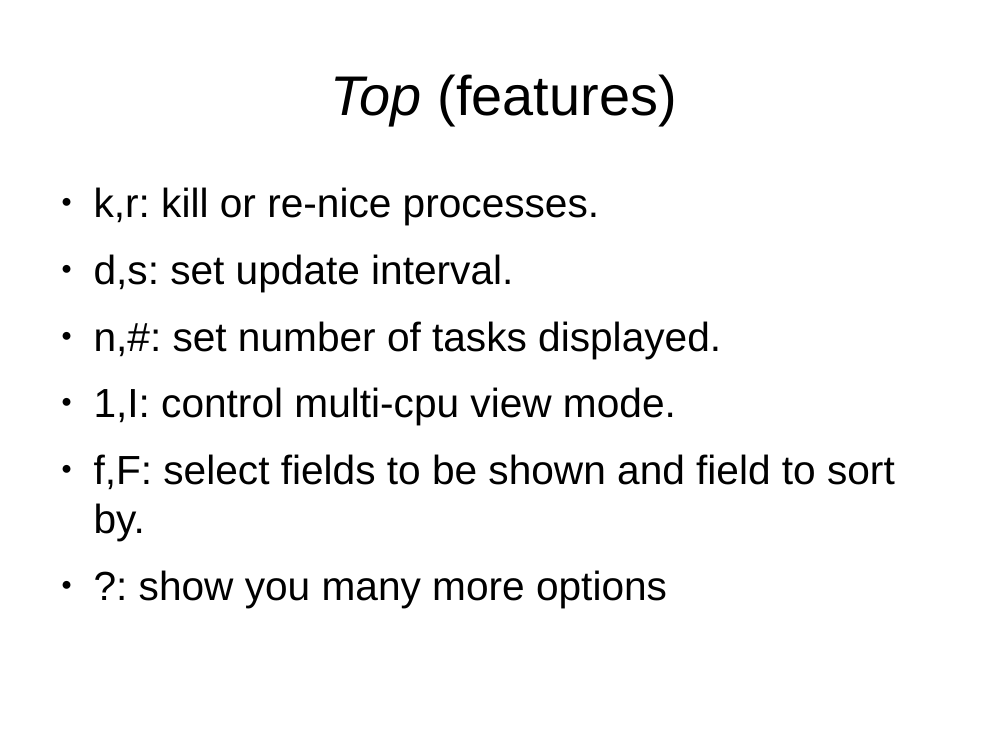
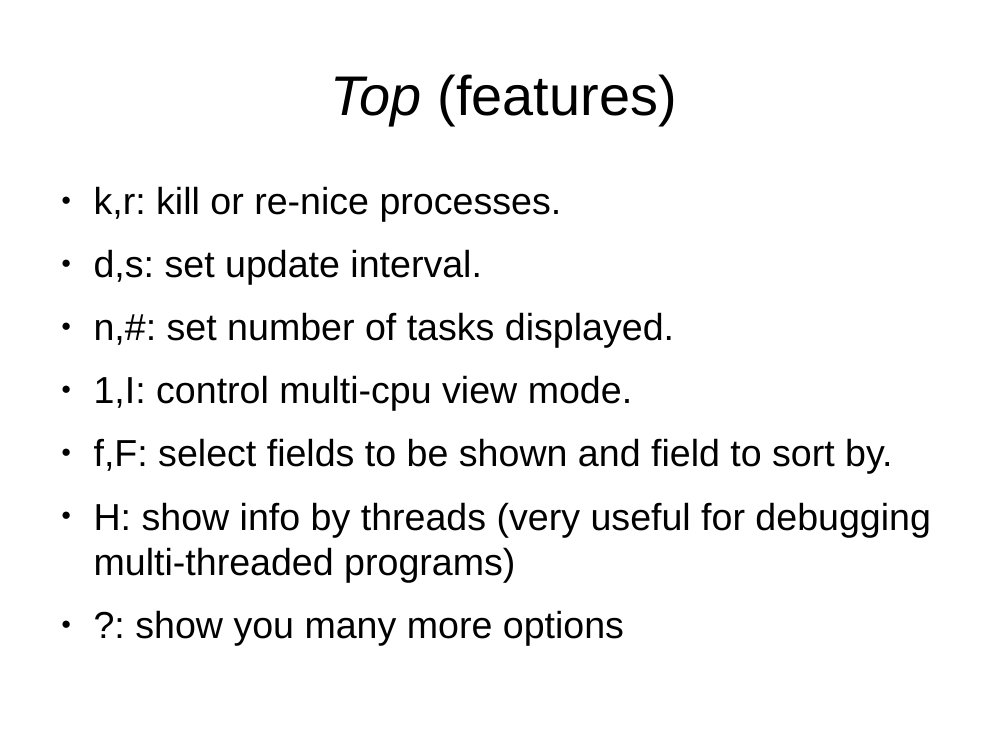
Before and after one commit to veltzer/demos-linux, a slide deck: slide 13 of doc/odp/linux_monitoring.odp. Drawn at 1008x756 pixels with LibreOffice and Linux fonts; fonts in the diff are those of the drawing. Boxes give left, top, right and bottom in pixels: in the first picture for what was removed or moved away, otherwise in the second. Text is boxed around its words. In the diff, an @@ line names an element or a change of style, - is before the commit and + after.

Commit message:
more info

```diff
--- a/doc/odp/linux_monitoring.odp
+++ b/doc/odp/linux_monitoring.odp
@@ text at (94,186,892,474): size 32 to 29.6 pt in "k,r: kill or re-nice processes.", "d,s: set update interval.", "n,#: set number of tasks displayed.", "1,I: control multi-cpu view mode." and 2 more places @@
@@ text at (94,502,931,582): paragraph added @@
+● H: show info by threads (very useful for debugging multi-threaded programs)
```
Also in this commit, not shown: 1 slide added.
